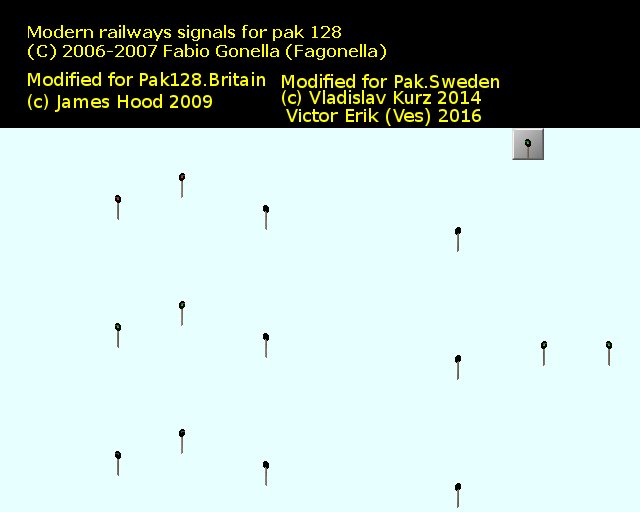
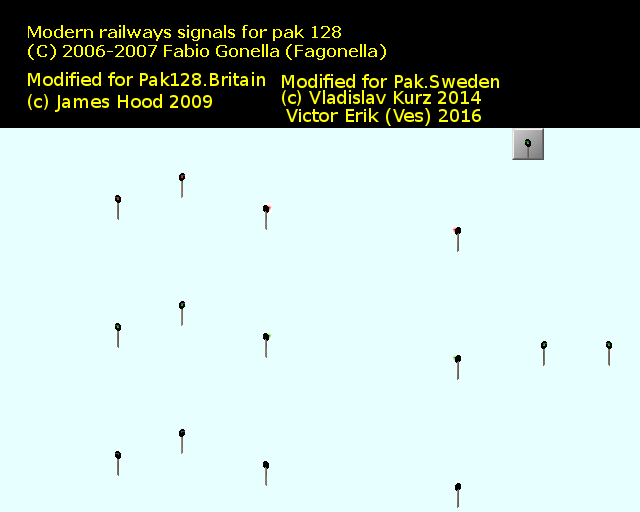
Layered file, before and after one edit (640x512). Changes by layer:
added layer "Flare" above "signals_1.png" over [267, 204, 457, 361]
painted on "Bakgrund" over [263, 203, 461, 363]
